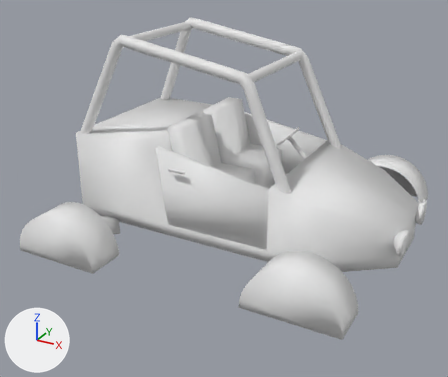
What one commit did to the Blender file car.blend.
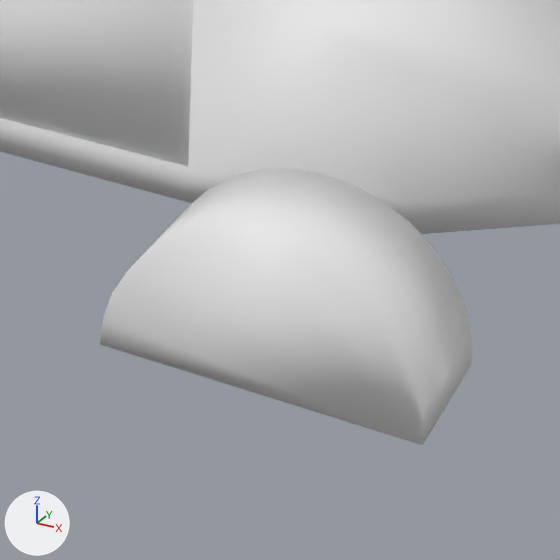
The first picture shows the older version from a 50 mm camera at (232.0, -476.0, 255.0) aimed at (-16.0, -25.0, 29.0). The close-ups show both versions on the part from 46% to 86% of the width and 52% to 100% of the height of that picture; other places that the commit changed are outside them. The lights are fixed; the arrows at lower left show +X, +Y and +Z.
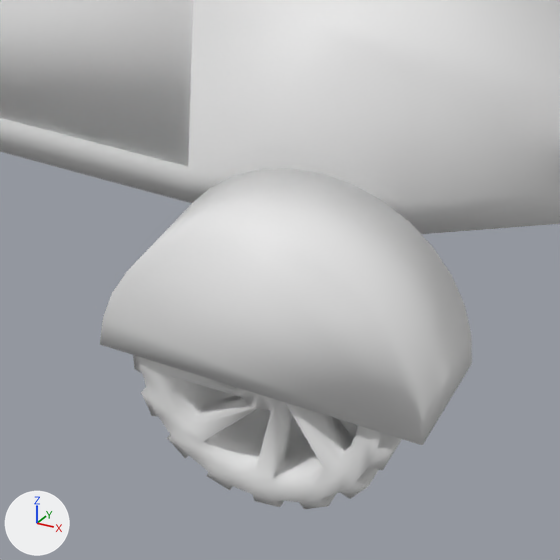
Patch to the scene script:
```diff
--- a/car.blend.py
+++ b/car.blend.py
@@ mat_texturematerial @@
+mat_texturematerial = principled_material('texturematerial')
+mat_texturematerial.base_color = (0.8, 0.8, 0.8)  # white #e7e7e7
@@ me_cylinder_002 @@
 # used by ob_cylinder_002; location = (-110.0, -130.0, -10.0); rotation_euler = (1.571, 0.0, 0.0), in degrees (90, 0, 0)
-me_cylinder_002.from_pydata(...)  # 2348 vertices, 2112 faces; spans x -40.0..260.0, y -8.0..174.0, z -278.0..18.0
+me_cylinder_002.from_pydata(...)  # 4532 vertices, 4608 faces; spans x -40.0..260.0, y -292.0..3.0, z -33.0..174.0
+# me_cylinder_002 part 1: a new loose piece of 546 vertices spanning x 172.0..238.0, y -46.0..-14.0, z -33.0..33.0, in mat_texturematerial (white #e7e7e7)
+me_cylinder_002.materials.append(mat_texturematerial)  # white #e7e7e7
@@ ob_cylinder_002 @@
 ob_cylinder_002 = bpy.data.objects.new('Cylinder.002', me_cylinder_002)
-ob_cylinder_002.location = (-110.0, -130.0, -10.0)
-ob_cylinder_002.rotation_euler = (1.571, 0.0, 0.0)  # degrees (90, 0, 0)
+ob_cylinder_002.location = (-110.0, -145.0, -10.0)
+ob_cylinder_002.scale = (1.0, -1.0, 1.0)
```

Boxes [x1, y1, x2, y2] around the edits, measured in the close-ups (560 x 560 px):
'Cylinder.002', reshaped, moved, rescaled, turned
    before: [0, 0, 560, 445]
    after: [0, 0, 560, 509]
part 1 of me_cylinder_002, added
    after: [133, 355, 402, 509]
